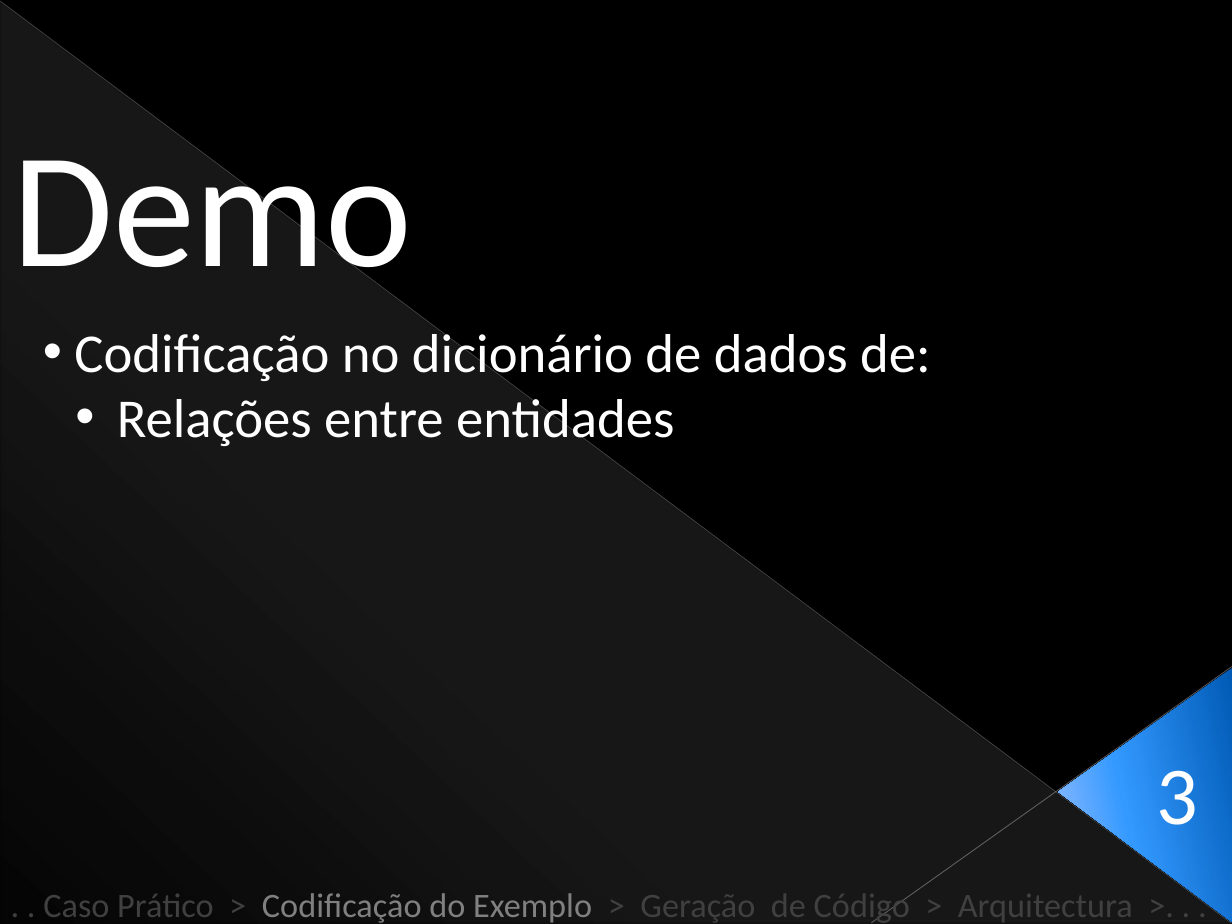
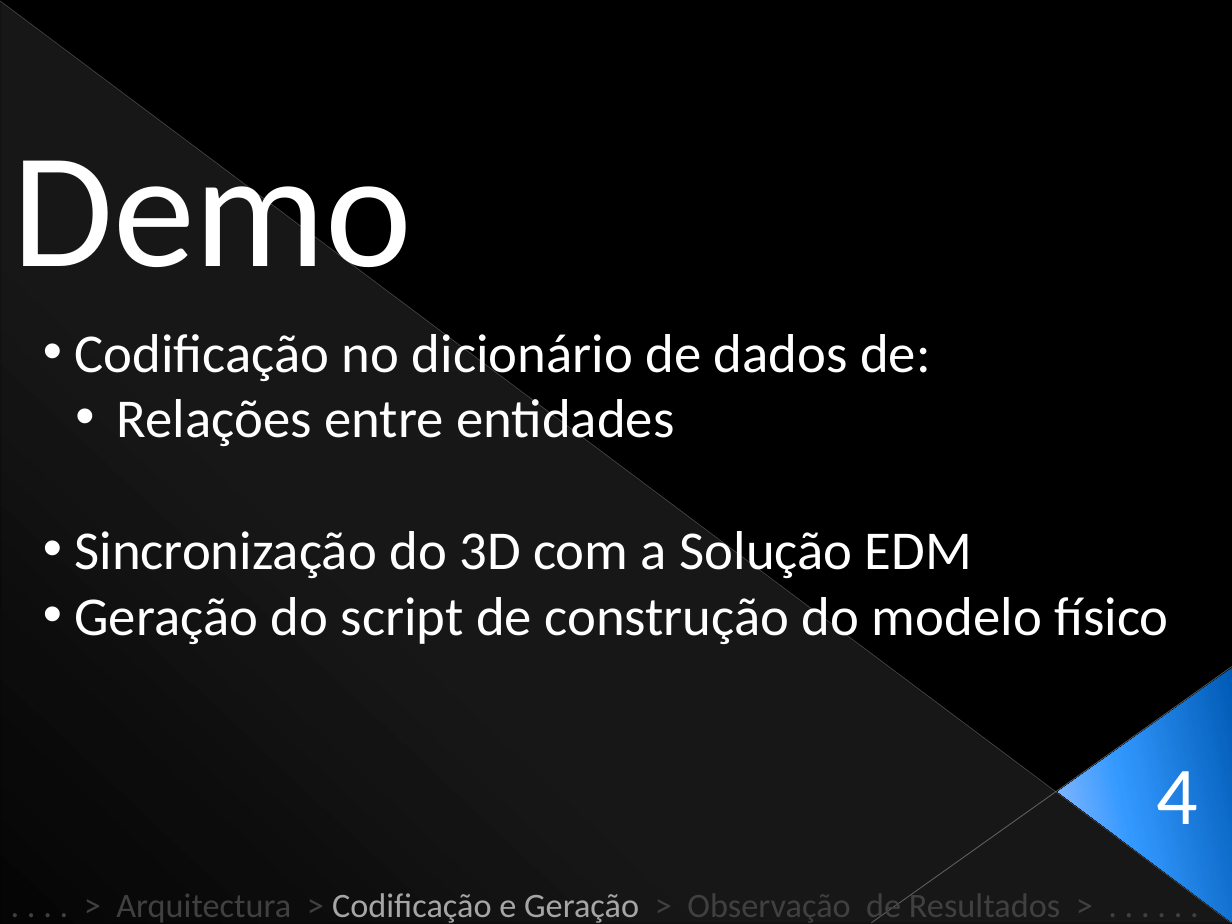
Before and after one commit to Netivski/projectoseminario, a slide deck: slide 27 of Apresentação Final/Presentation Sketch.pptx (slide 24 before the commit). Drawn at 1232x924 pixels with LibreOffice and Linux fonts; fonts in the diff are those of the drawing. Boxes give left, top, right and bottom in pixels: in the first picture for what was removed or moved away, otherwise in the second. Text is boxed around its words. In the diff, an @@ line names an element or a change of style, - is before the commit and + after.

```diff
--- a/Apresentação Final/Presentation Sketch.pptx
+++ b/Apresentação Final/Presentation Sketch.pptx
@@ text at box(74, 523, 1169, 644): paragraphs added @@
+• Sincronização do 3D com a Solução EDM
+• Geração do script de construção do modelo físico
@@ text at box(1157, 771, 1199, 824): text changed @@
-3
+4
@@ text at box(116, 889, 1060, 923): text changed @@
-. . Caso Prático > Codificação do Exemplo > Geração de Código > Arquitectura >. . .
+. . . . > Arquitectura > Codificação e Geração > Observação de Resultados > . . . . . .
```
Also in this commit, not shown: 27 other slides changed, 2 slides added, 7 slides removed.
